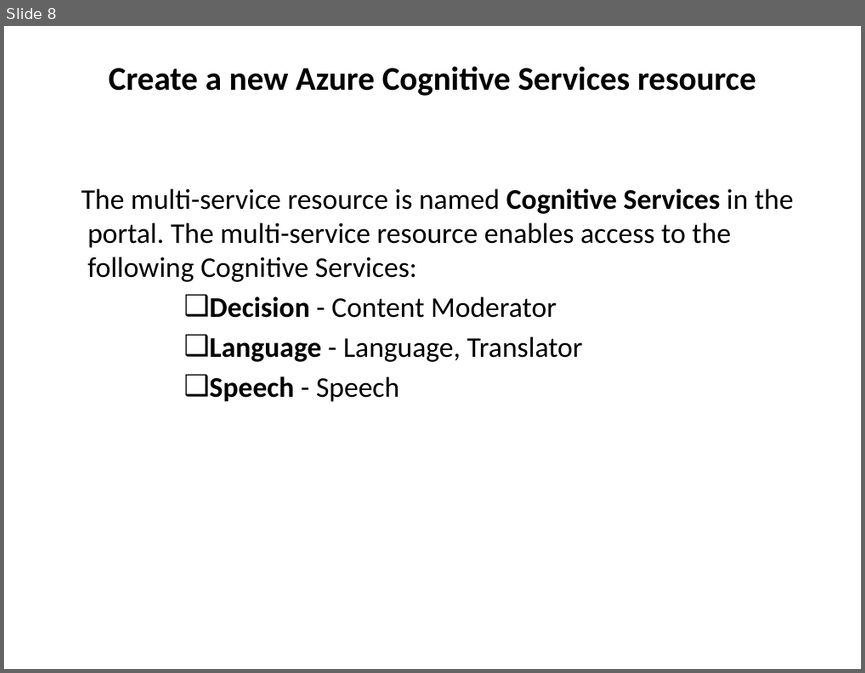
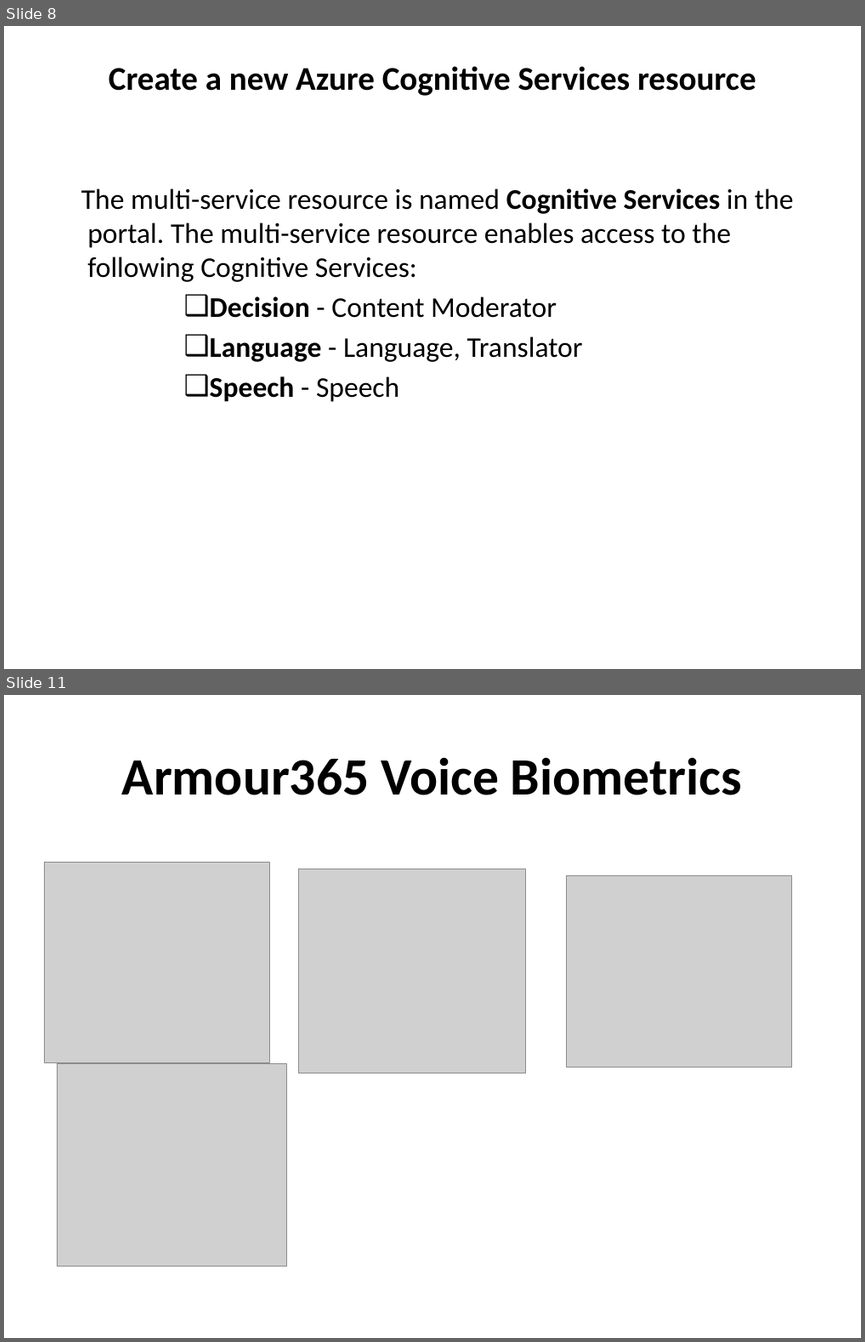
Before and after one commit to Dasharath009/VoiceAuthentication, a slide deck: Voice Authentication.pptx. Shown one above the other, each under a label of ours: slide 8 before the commit, slides 8 and 11 after it; the slides between them are not shown. The pictures are 865x673 and 865x1342 pixels, drawn with LibreOffice and Linux fonts; fonts in the diff are those of the drawing; grey boxes stand for pictures. Boxes give left, top, right and bottom in pixels: in the first picture for what was removed or moved away, otherwise in the second. Text is boxed around its words. In the diff, an @@ line names an element or a change of style, - is before the commit and + after.

Commit message:
Add files via upload
Updated extra features with identify voice biometrics prevent fraud.

```diff
--- a/Voice Authentication.pptx
+++ b/Voice Authentication.pptx
@@ slide 11 added at [4,695,861,1338], background #FFFFFF @@
@@ title added at [122,757,742,795], 44 pt, text #000000, bold @@
+Armour365 Voice Biometrics
@@ picture added at [44,862,269,1062] @@
@@ picture added at [299,869,526,1073] @@
@@ picture added at [566,876,790,1066] @@
@@ picture added at [57,1063,286,1265] @@
```
Also in this commit, not shown: 2 slides changed, 1 other slide added.
